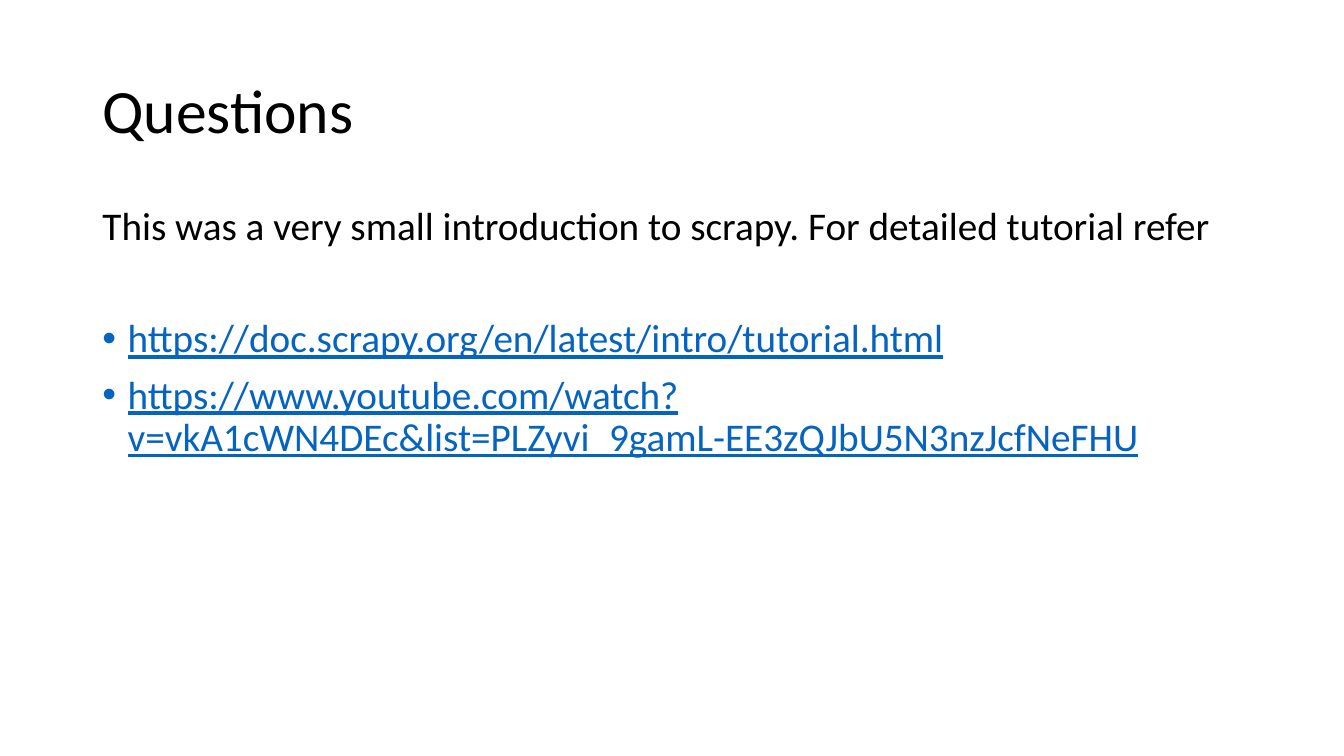
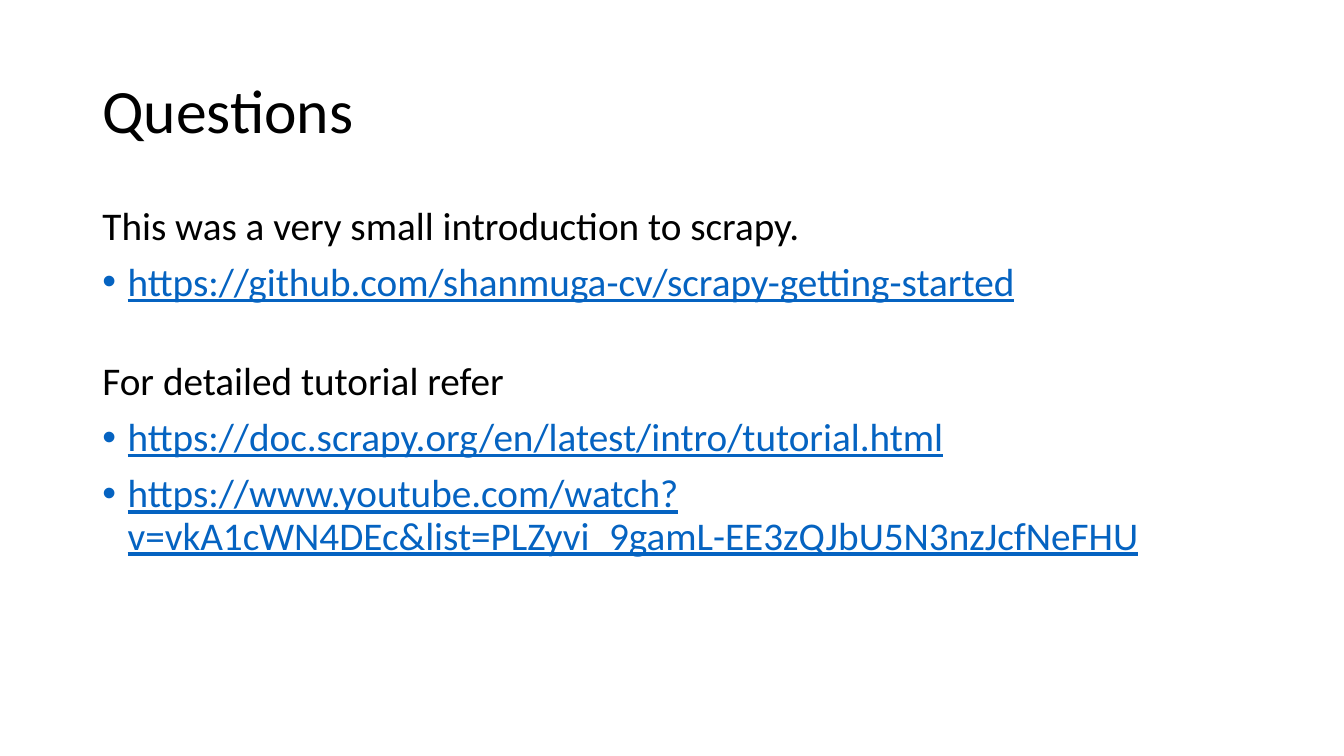
Before and after one commit to shanmuga-cv/scrapy-getting-started, a slide deck: slide 8 of Getting started with scrapy.pptx. Drawn at 1344x756 pixels with LibreOffice and Linux fonts; fonts in the diff are those of the drawing. Boxes give left, top, right and bottom in pixels: in the first picture for what was removed or moved away, otherwise in the second. Text is boxed around its words. In the diff, an @@ line names an element or a change of style, - is before the commit and + after.

Commit message:
ppt

```diff
--- a/Getting started with scrapy.pptx
+++ b/Getting started with scrapy.pptx
@@ text at [102, 212, 1015, 396]: text changed @@
-This was a very small introduction to scrapy. For detailed tutorial refer
+This was a very small introduction to scrapy.
+• https://github.com/shanmuga-cv/scrapy-getting-started
+For detailed tutorial refer
```
Also in this commit, not shown: 1 other file.
